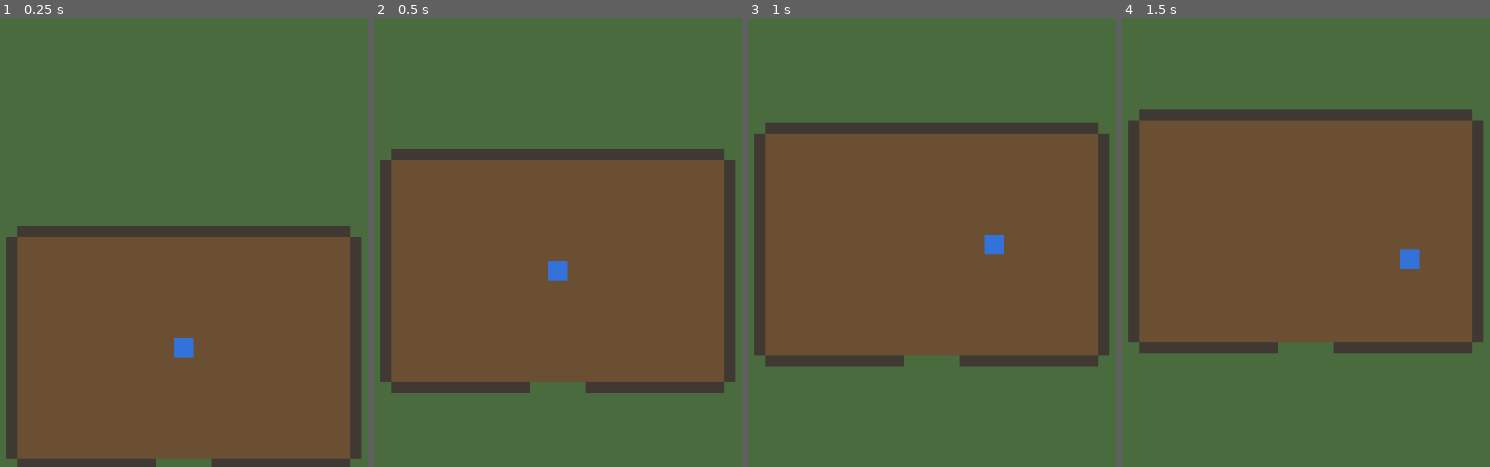
Above: before the commit, frames 1-4 (left to right).
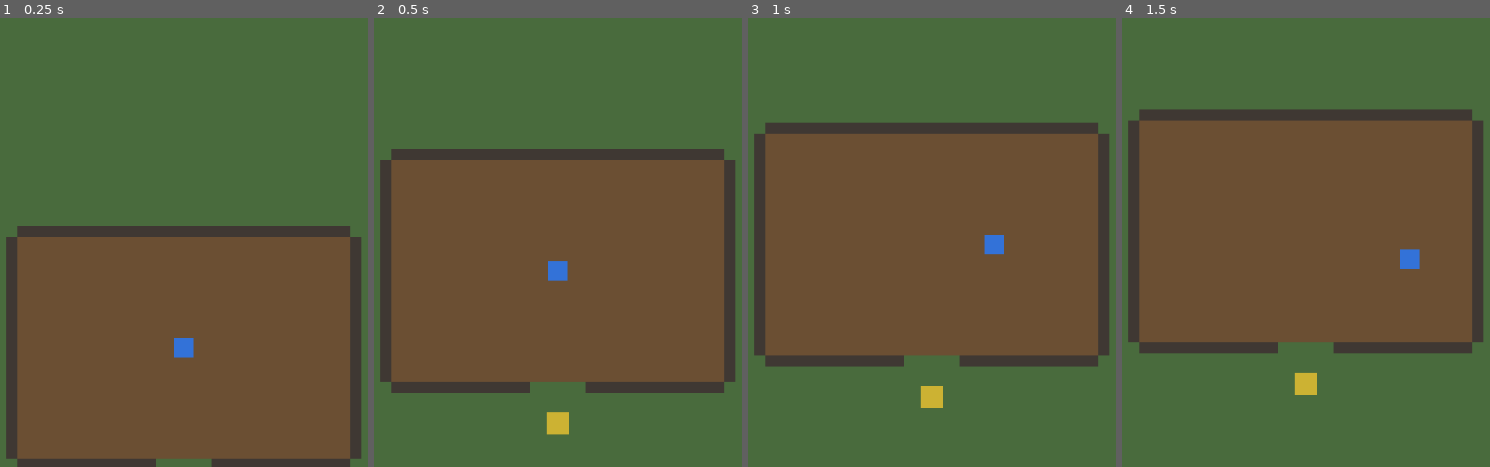
Above: after the commit, the same moments.

Repository: karib5/zombie_tavern
Game: Godot game, scene res://scenes/main/Main.tscn
Two runs of this game, one before a commit and one after it. Both use one fixed random seed, a clock stepped at 60 frames per second and the inputs below.
Inputs:
- Up to frame 1 (0.25 s): no input
- Up to frame 2 (0.5 s): no input
- Up to frame 3 (1 s): hold D (move_right) from 0.53 s (still down); tap E (interact, bound only after the commit) at 0.6 s
- Up to frame 4 (1.5 s): release D (move_right) at 1.28 s; hold S (move_down) from 1.28 s (still down); tap E (interact, bound only after the commit) at 1.35 s

Frame 1 is identical in both runs. In frame 2, 0.3% of the frame differs, in the area x 47-53%, y 87-93%; in frame 3, 0.3%; in frame 4, 0.3%.

Commit message:
Phase 3: reusable interaction system
Adds Interactable (base Area2D class with prompt_text + overridable
interact(player)) and InteractionController, a component on a new
Area2D child of Player.tscn that tracks nearby interactables on the
"interactables" physics layer, picks the closest one, and calls
interact() on E. Adds a minimal screen-space prompt (InteractionPrompt)
wired up locally in Main.gd via a direct signal connection, no
EventBus needed. Adds one placeholder TestInteractable near the
tavern door to prove the pipeline end to end. No inventory, combat,
resource gathering, or other Phase 4+ systems.

Co-Authored-By: Claude Sonnet 5 <noreply@anthropic.com>
Claude-Session: https://claude.ai/code/session_019QWpZ6yAHzc8RetuSzFJjB

Diff:
--- a/project.godot
+++ b/project.godot
@@ -39,6 +39,11 @@
 , Object(InputEventKey,"resource_local_to_scene":false,"resource_name":"","device":-1,"window_id":0,"alt_pressed":false …(186 unchanged characters)…
 ]
 }
+interact={
+"deadzone": 0.5,
+"events": [Object(InputEventKey,"resource_local_to_scene":false,"resource_name":"","device":-1,"window_id":0,"alt_pressed":false,"shift_pressed":false,"ctrl_pressed":false,"meta_pressed":false,"pressed":false,"keycode":0,"physical_keycode":69,"key_label":0,"unicode":0,"location":0,"echo":false,"script":null)
+]
+}
 
 [layer_names]
 
--- /dev/null
+++ b/scenes/items/TestInteractable.tscn
@@ -0,0 +1,19 @@
+[gd_scene load_steps=3 format=3]
+
+[ext_resource type="Script" path="res://scripts/interaction/TestInteractable.gd" id="1_test_interactable_script"]
+
+[sub_resource type="RectangleShape2D" id="RectangleShape2D_test_interactable"]
+size = Vector2(32, 32)
+
+[node name="TestInteractable" type="Area2D"]
+collision_layer = 32
+collision_mask = 0
+monitoring = false
+script = ExtResource("1_test_interactable_script")
+
+[node name="Visual" type="Polygon2D" parent="."]
+polygon = PackedVector2Array(-16, -16, 16, -16, 16, 16, -16, 16)
+color = Color(0.8, 0.7, 0.2, 1)
+
+[node name="CollisionShape2D" type="CollisionShape2D" parent="."]
+shape = SubResource("RectangleShape2D_test_interactable")
--- a/scenes/main/Main.tscn
+++ b/scenes/main/Main.tscn
@@ -1,7 +1,8 @@
-[gd_scene load_steps=3 format=3]
+[gd_scene load_steps=4 format=3]
 
 [ext_resource type="PackedScene" path="res://scenes/world/PrototypeMap.tscn" id="1_map"]
 [ext_resource type="Script" path="res://scripts/world/Main.gd" id="2_main_script"]
+[ext_resource type="PackedScene" path="res://scenes/ui/InteractionPrompt.tscn" id="3_interaction_prompt"]
 
 [node name="Main" type="Node"]
 script = ExtResource("2_main_script")
@@ -13,3 +14,5 @@
 [node name="CameraRig" type="Node2D" parent="."]
 
 [node name="UILayer" type="CanvasLayer" parent="."]
+
+[node name="InteractionPrompt" parent="UILayer" instance=ExtResource("3_interaction_prompt")]
--- a/scenes/player/Player.tscn
+++ b/scenes/player/Player.tscn
@@ -1,9 +1,13 @@
-[gd_scene load_steps=3 format=3]
+[gd_scene load_steps=5 format=3]
 
 [ext_resource type="Script" path="res://scripts/player/Player.gd" id="1_player_script"]
+[ext_resource type="Script" path="res://scripts/interaction/InteractionController.gd" id="2_interaction_script"]
 
 [sub_resource type="RectangleShape2D" id="RectangleShape2D_player"]
 size = Vector2(28, 28)
+
+[sub_resource type="CircleShape2D" id="CircleShape2D_interaction_range"]
+radius = 48.0
 
 [node name="Player" type="CharacterBody2D"]
 collision_layer = 2
@@ -26,3 +30,12 @@
 limit_top = 0
 limit_right = 1600
 limit_bottom = 1200
+
+[node name="InteractionArea" type="Area2D" parent="."]
+collision_layer = 0
+collision_mask = 32
+monitorable = false
+script = ExtResource("2_interaction_script")
+
+[node name="CollisionShape2D" type="CollisionShape2D" parent="InteractionArea"]
+shape = SubResource("CircleShape2D_interaction_range")
--- /dev/null
+++ b/scenes/ui/InteractionPrompt.tscn
@@ -0,0 +1,26 @@
+[gd_scene load_steps=2 format=3]
+
+[ext_resource type="Script" path="res://scripts/ui/InteractionPrompt.gd" id="1_interaction_prompt_script"]
+
+[node name="InteractionPrompt" type="Control"]
+anchor_right = 1.0
+anchor_bottom = 1.0
+mouse_filter = 2
+script = ExtResource("1_interaction_prompt_script")
+
+[node name="PromptLabel" type="Label" parent="."]
+visible = false
+anchor_left = 0.5
+anchor_top = 1.0
+anchor_right = 0.5
+anchor_bottom = 1.0
+offset_left = -60.0
+offset_top = -60.0
+offset_right = 60.0
+offset_bottom = -30.0
+grow_horizontal = 2
+grow_vertical = 0
+theme_override_font_sizes/font_size = 20
+horizontal_alignment = 1
+vertical_alignment = 1
+text = "E  Interact"
--- a/scenes/world/PrototypeMap.tscn
+++ b/scenes/world/PrototypeMap.tscn
@@ -1,6 +1,7 @@
-[gd_scene load_steps=4 format=3]
+[gd_scene load_steps=5 format=3]
 
 [ext_resource type="PackedScene" path="res://scenes/buildings/Tavern.tscn" id="1_tavern"]
+[ext_resource type="PackedScene" path="res://scenes/items/TestInteractable.tscn" id="2_test_interactable"]
 
 [sub_resource type="RectangleShape2D" id="RectangleShape2D_boundary_h"]
 size = Vector2(1600, 32)
@@ -54,3 +55,6 @@
 [node name="Entities" type="Node2D" parent="."]
 
 [node name="Interactables" type="Node2D" parent="."]
+
+[node name="TestInteractable" parent="Interactables" instance=ExtResource("2_test_interactable")]
+position = Vector2(340, 780)
--- /dev/null
+++ b/scripts/interaction/Interactable.gd
@@ -0,0 +1,9 @@
+class_name Interactable
+extends Area2D
+
+## Text shown in the interaction prompt (e.g. "Interact", "Open", "Cook").
+@export var prompt_text: String = "Interact"
+
+## Override in subclasses to define what happens when the player interacts.
+func interact(_player: Node) -> void:
+	pass
--- /dev/null
+++ b/scripts/interaction/InteractionController.gd
@@ -0,0 +1,50 @@
+class_name InteractionController
+extends Area2D
+
+## How far away (in pixels) the player can detect interactables.
+@export var interaction_range: float = 48.0
+
+## Emitted whenever the closest available interactable changes,
+## including to/from null. The prompt UI listens for this.
+signal interactable_changed(interactable: Interactable)
+
+var _nearby_interactables: Array[Interactable] = []
+var _current_interactable: Interactable = null
+
+@onready var _collision_shape: CollisionShape2D = $CollisionShape2D
+
+func _ready() -> void:
+	(_collision_shape.shape as CircleShape2D).radius = interaction_range
+	area_entered.connect(_on_area_entered)
+	area_exited.connect(_on_area_exited)
+
+func _process(_delta: float) -> void:
+	if _current_interactable and Input.is_action_just_pressed("interact"):
+		_current_interactable.interact(get_parent())
+
+func _on_area_entered(area: Area2D) -> void:
+	var interactable := area as Interactable
+	if interactable == null:
+		return
+	_nearby_interactables.append(interactable)
+	_update_current_interactable()
+
+func _on_area_exited(area: Area2D) -> void:
+	var interactable := area as Interactable
+	if interactable == null:
+		return
+	_nearby_interactables.erase(interactable)
+	_update_current_interactable()
+
+func _update_current_interactable() -> void:
+	var closest: Interactable = null
+	var closest_distance := INF
+	for interactable in _nearby_interactables:
+		var distance := global_position.distance_to(interactable.global_position)
+		if distance < closest_distance:
+			closest = interactable
+			closest_distance = distance
+
+	if closest != _current_interactable:
+		_current_interactable = closest
+		interactable_changed.emit(_current_interactable)
--- /dev/null
+++ b/scripts/interaction/TestInteractable.gd
@@ -0,0 +1,17 @@
+extends Interactable
+
+@export var default_color: Color = Color(0.8, 0.7, 0.2)
+@export var activated_color: Color = Color(0.2, 0.8, 0.3)
+
+@onready var _visual: Polygon2D = $Visual
+
+var _activated: bool = false
+
+func _ready() -> void:
+	prompt_text = "Interact"
+	_visual.color = default_color
+
+func interact(_player: Node) -> void:
+	_activated = not _activated
+	_visual.color = activated_color if _activated else default_color
+	print("Test interactable triggered. Activated: %s" % _activated)
--- /dev/null
+++ b/scripts/ui/InteractionPrompt.gd
@@ -0,0 +1,11 @@
+class_name InteractionPrompt
+extends Control
+
+@onready var _label: Label = $PromptLabel
+
+func set_interactable(interactable: Interactable) -> void:
+	if interactable:
+		_label.text = "E  %s" % interactable.prompt_text
+		_label.visible = true
+	else:
+		_label.visible = false
--- a/scripts/world/Main.gd
+++ b/scripts/world/Main.gd
@@ -3,6 +3,7 @@
 const PLAYER_SCENE: PackedScene = preload("res://scenes/player/Player.tscn")
 
 @onready var world_root: Node2D = $WorldRoot
+@onready var interaction_prompt: InteractionPrompt = $UILayer/InteractionPrompt
 
 func _ready() -> void:
 	WorldManager.register_current_map(world_root)
@@ -13,3 +14,6 @@
 	var spawn_position := spawn_point.global_position if spawn_point else Vector2.ZERO
 	var player := WorldManager.spawn_entity(PLAYER_SCENE, spawn_position)
 	GameManager.player = player
+
+	var interaction_controller := player.get_node("InteractionArea") as InteractionController
+	interaction_controller.interactable_changed.connect(interaction_prompt.set_interactable)
